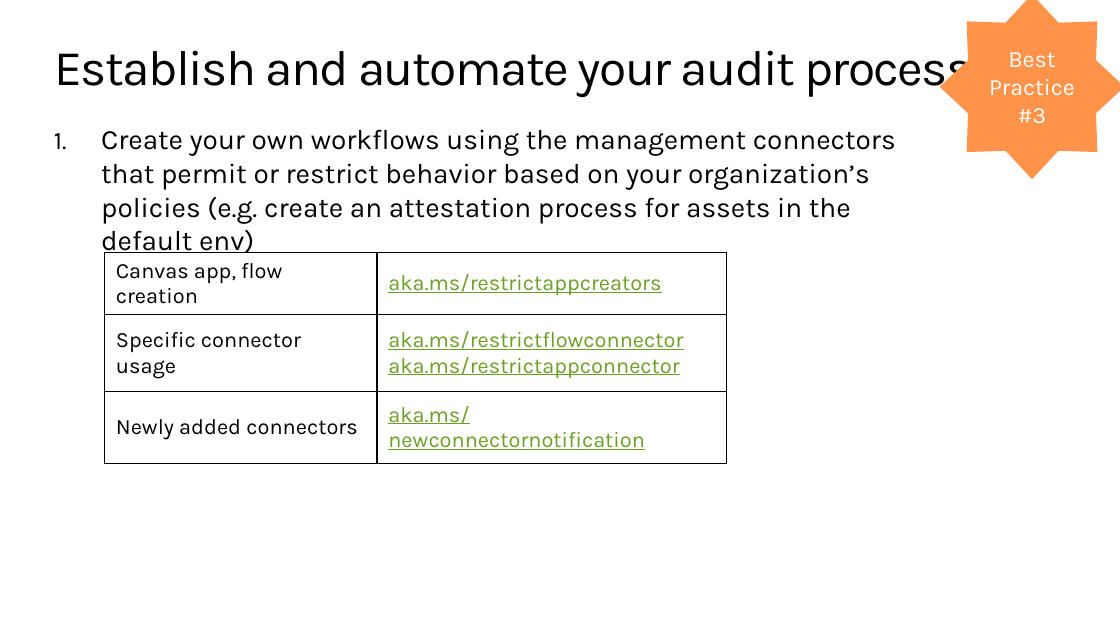
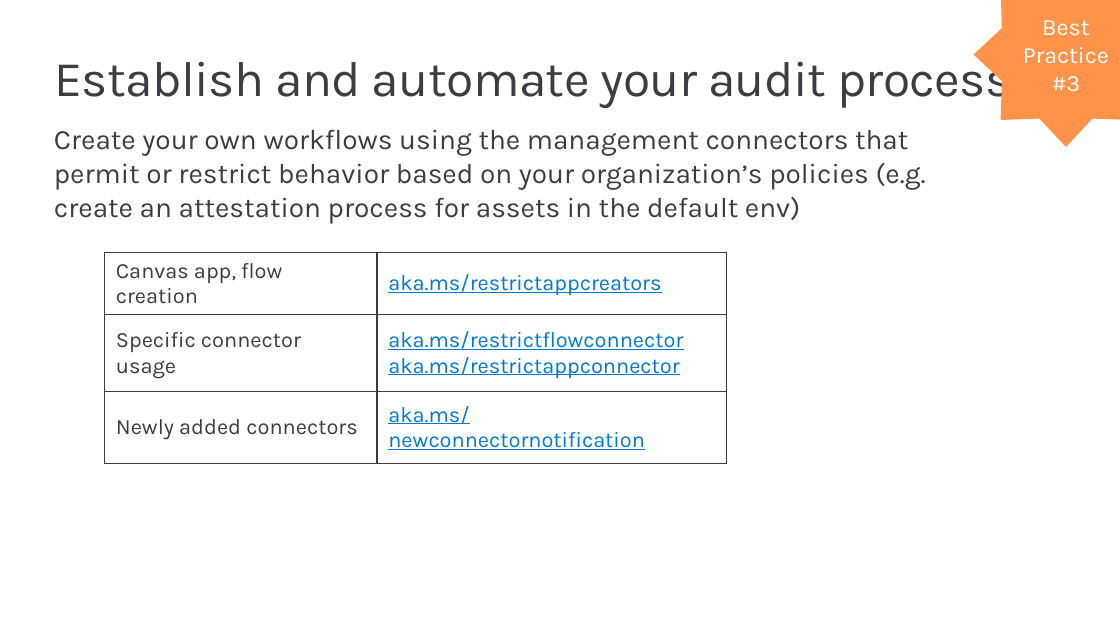
Before and after one commit to microsoft/powerapps-tools, a slide deck: slide 22 of Administration/AdminInADay/PPTs/03 Automation.pptx. Drawn at 1120x630 pixels with LibreOffice and Linux fonts; fonts in the diff are those of the drawing. Boxes give left, top, right and bottom in pixels: in the first picture for what was removed or moved away, otherwise in the second. Text is boxed around its words. In the diff, an @@ line names an element or a change of style, - is before the commit and + after.

```diff
--- a/Administration/AdminInADay/PPTs/03 Automation.pptx
+++ b/Administration/AdminInADay/PPTs/03 Automation.pptx
@@ star "Best": place and size @@
-star "Best" at [940,0,1120,179]
+star "Best" at [973,0,1120,147]
@@ title "Establish and automate your audit ..." at [54,51,1012,108]: text colour #000000 to #3C3C41, letter spacing -1 to -0.4 pt @@
@@ text "Create your own workflows using ..." at [54,129,926,223]: text colour #000000 to #3C3C41; bullet 1. to none @@
@@ table at [104,252,726,454] @@
@@ text colour #000000 to #3C3C41 in "Canvas app, flow creation", "Specific connector usage", "Newly added connectors" @@
@@ text colour #6B9F25 to #0078D4 in "aka.ms/restrictappcreators", "aka.ms/restrictflowconnector", "aka.ms/restrictappconnector", "aka.ms/newconnectornotification" @@
@@ borders changed @@
```
Also in this commit, not shown: 22 other slides changed, 2 slides added, 2 slides removed, 12 other files.
